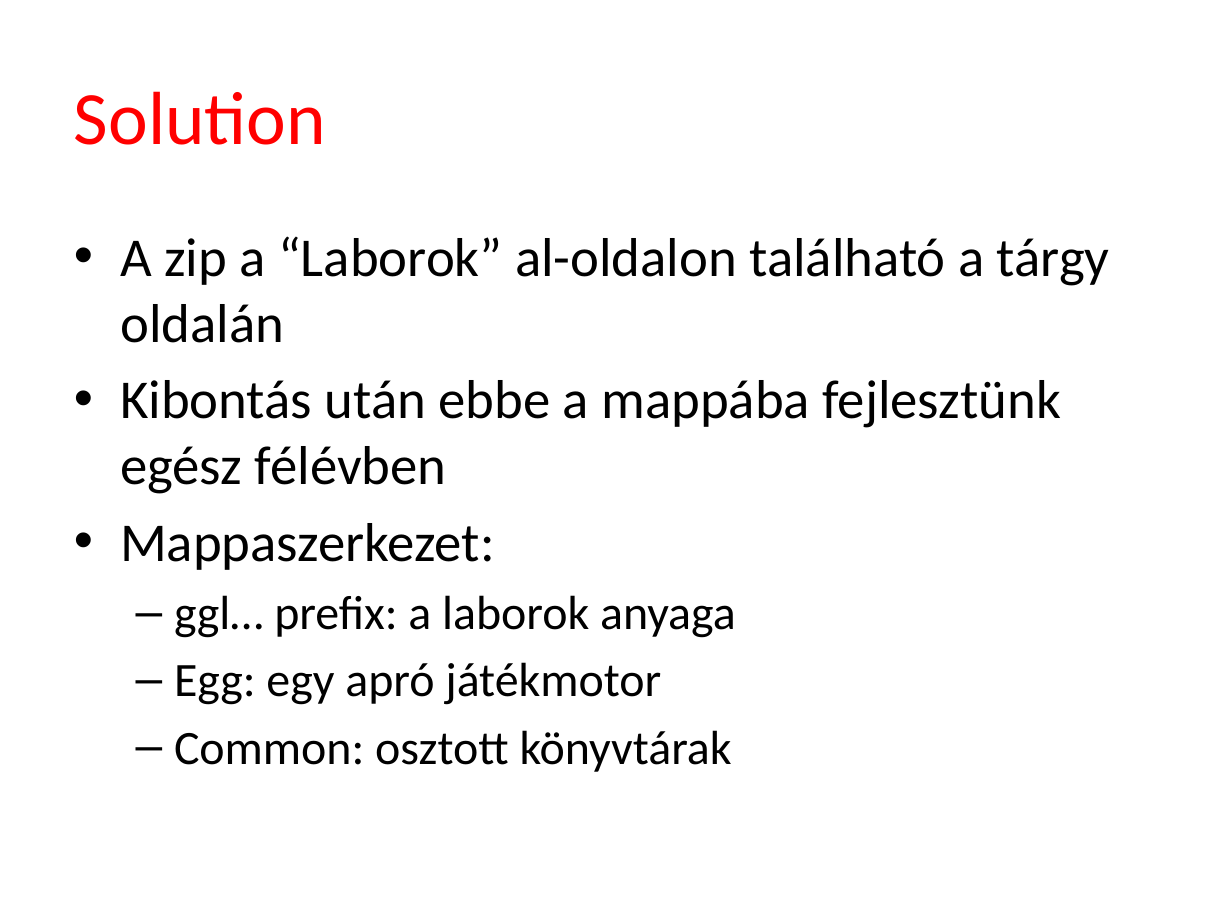
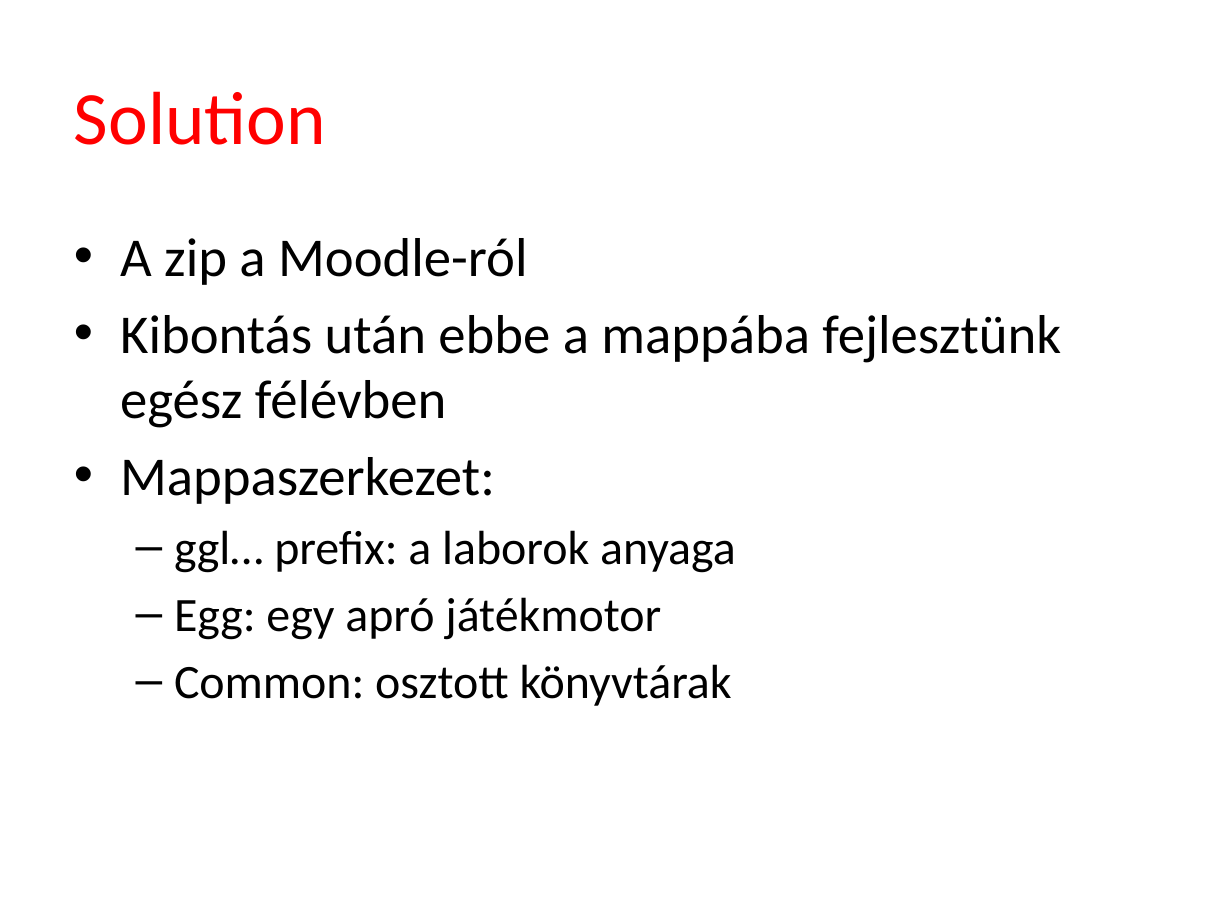
Before and after one commit to szecsi/dx12, a slide deck: slide 4 of Slides/ggl001-HelloTriangle.pptx. Drawn at 1232x924 pixels with LibreOffice and Linux fonts; fonts in the diff are those of the drawing; background and template pictures are left out. Boxes give left, top, right and bottom in pixels: in the first picture for what was removed or moved away, otherwise in the second. Text is boxed around its words. In the diff, an @@ line names an element or a change of style, - is before the commit and + after.

```diff
--- a/Slides/ggl001-HelloTriangle.pptx
+++ b/Slides/ggl001-HelloTriangle.pptx
@@ text at <box>120,238,527,285</box>: text changed @@
-• A zip a “Laborok” al-oldalon található a tárgy oldalán
+• A zip a Moodle-ról
```
Also in this commit, not shown: 3 other slides changed, 26 other files.
